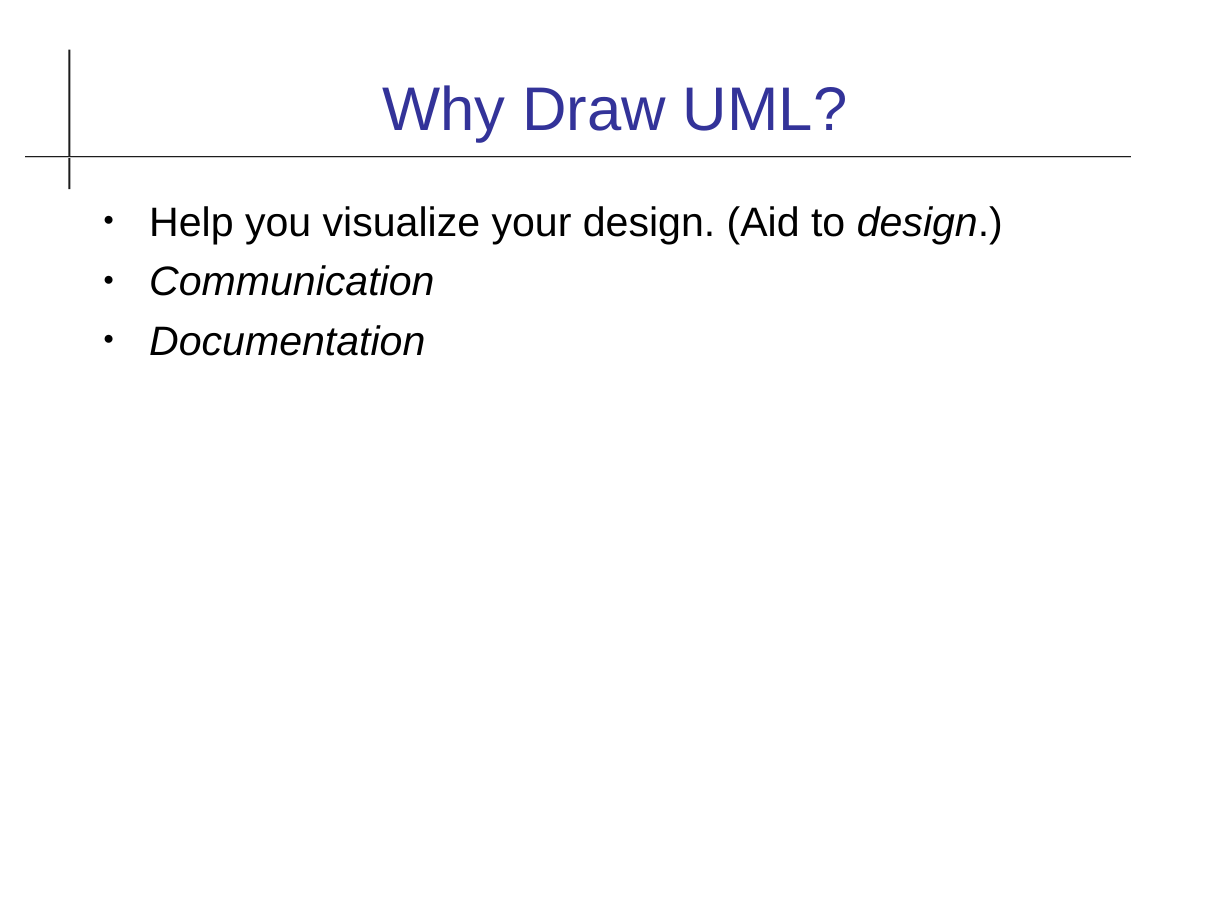
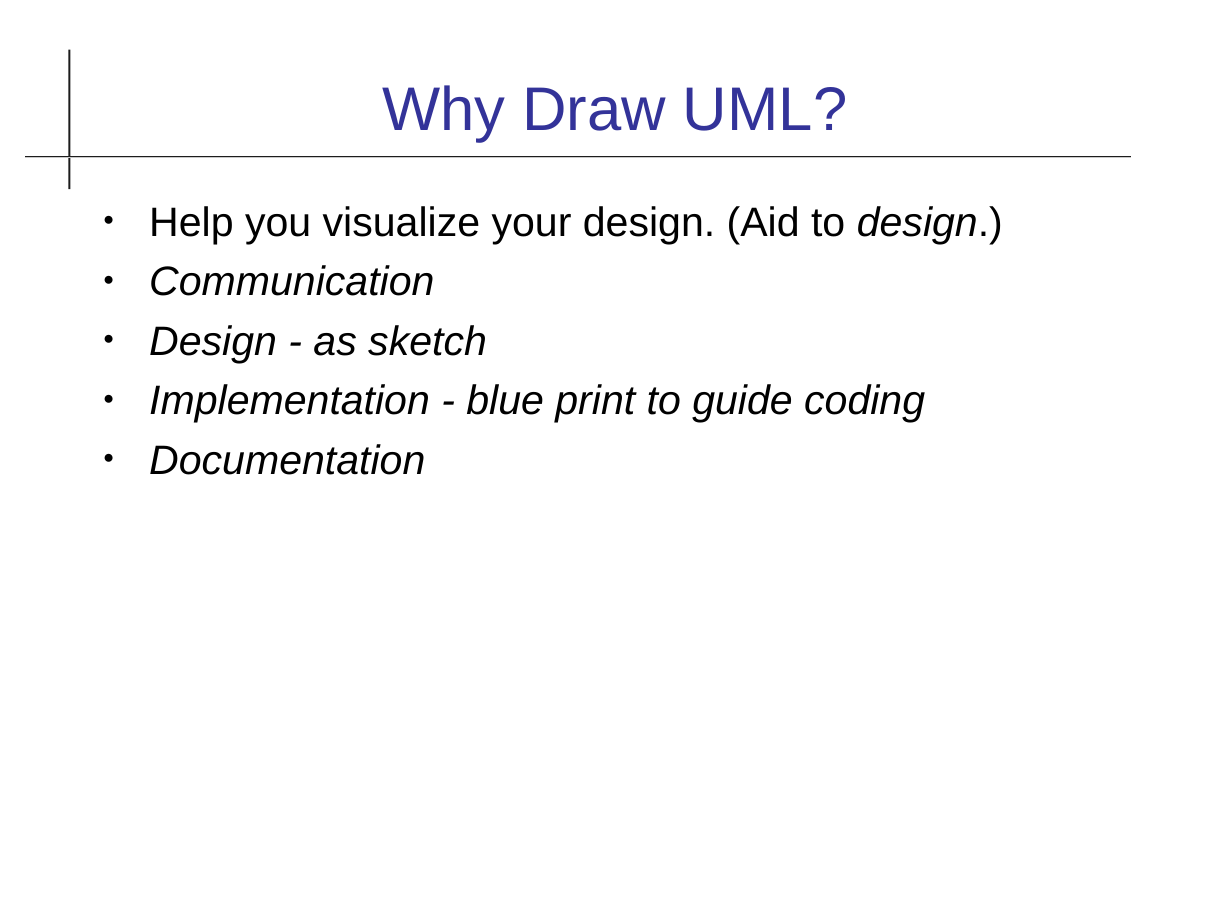
Before and after one commit to cpske/ISP, a slide deck: slide 4 of uml/UML-Class-Diagram.odp. Drawn at 1232x924 pixels with LibreOffice and Linux fonts; fonts in the diff are those of the drawing. Boxes give left, top, right and bottom in pixels: in the first picture for what was removed or moved away, otherwise in the second. Text is boxed around its words. In the diff, an @@ line names an element or a change of style, - is before the commit and + after.

```diff
--- a/uml/UML-Class-Diagram.odp
+++ b/uml/UML-Class-Diagram.odp
@@ text at (x1=149, y1=325, x2=925, y2=422): paragraphs added @@
+● Design - as sketch
+● Implementation - blue print to guide coding
```
Also in this commit, not shown: 11 other slides changed, 1 slide added, 2 other files.
